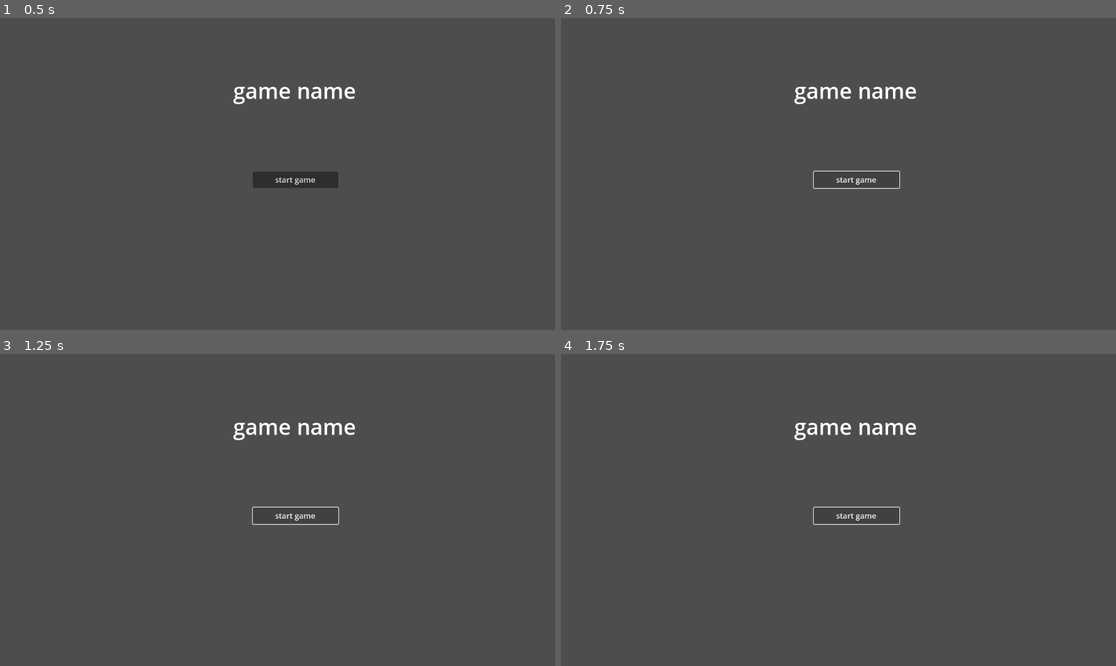
Above: before the commit, frames 1-4 (two rows, left to right).
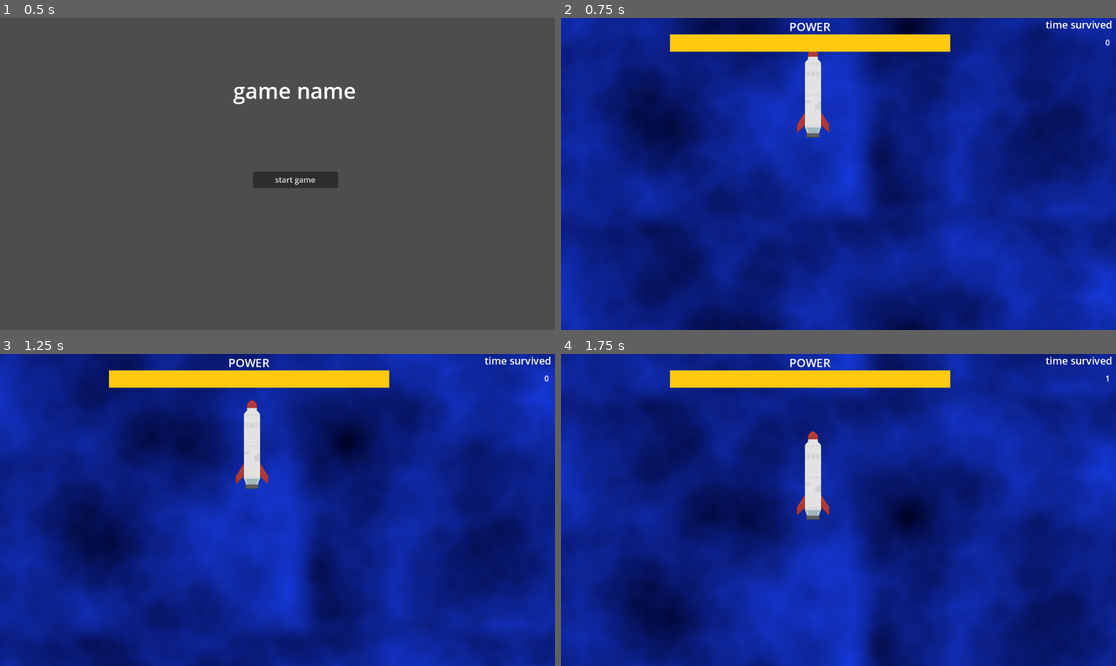
Above: after the commit, the same moments.

Repository: komatr-supra/gamejam-gamedevtv-2024
Game: Godot game, scene res://scenes/start scene/start_scene.tscn
Same seed, same stepped clock (60 frames per second), same inputs: the game is played once before the commit and once after it.
Inputs (mouse positions are in pixels of both pictures, inside the frame that each line leads up to):
- Up to frame 1 (0.5 s): no input
- Up to frame 2 (0.75 s): click "start game" at 0.5 s
- Up to frame 3 (1.25 s): no input
- Up to frame 4 (1.75 s): click (855, 516) at 1.25 s, where only the run before the commit has a clickable "start game"

Frame 1 is identical in both runs. In frame 2, 100% of the frame differs, in the area x 0-100%, y 0-100%; in frame 3, 100%; in frame 4, 100%.

Commit message:
scene load fix

Diff:
--- a/scenes/main game scene/game_scene.tscn
+++ b/scenes/main game scene/game_scene.tscn
@@ -18,9 +18,10 @@
 position = Vector2(522, 224)
 mass = 0.2
 gravity_scale = 0.15
-rotation_speed = 1000
-thrust_power = 200
-max_linear_speed = 150
+rotation_speed = 1100
+max_rotation_speed = 0.85
+thrust_power = 180
+max_linear_speed = 145
 
 [node name="TextureProgressBar" type="TextureProgressBar" parent="."]
 offset_left = 226.0
--- a/scenes/start scene/start_scene.gd
+++ b/scenes/start scene/start_scene.gd
@@ -1,4 +1,4 @@
 extends Node2D
 
 func start_game():
-	get_tree().change_scene_to_file("res://game_scene.tscn")
+	get_tree().change_scene_to_file("res://scenes/main game scene/game_scene.tscn")
